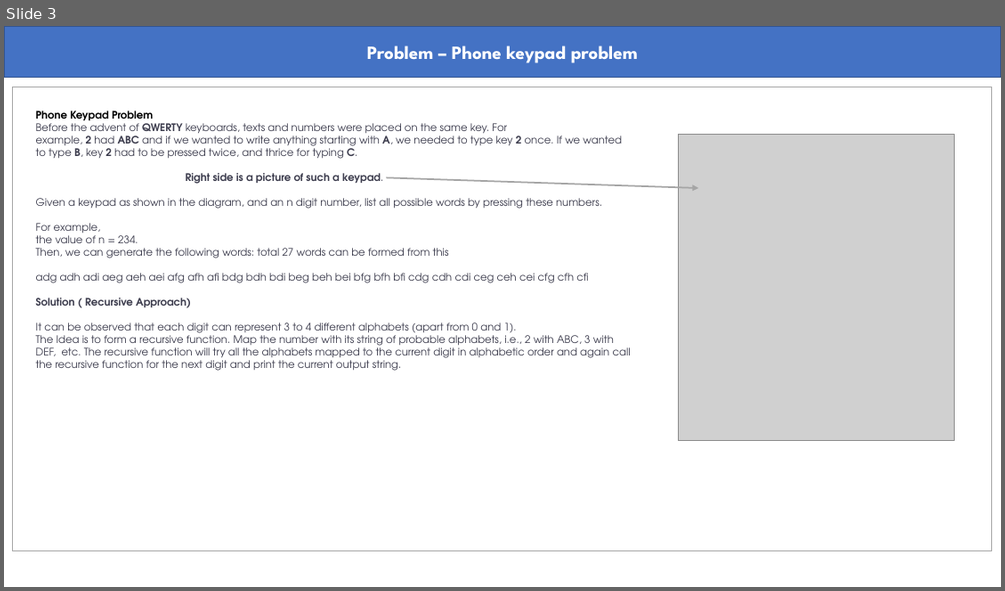
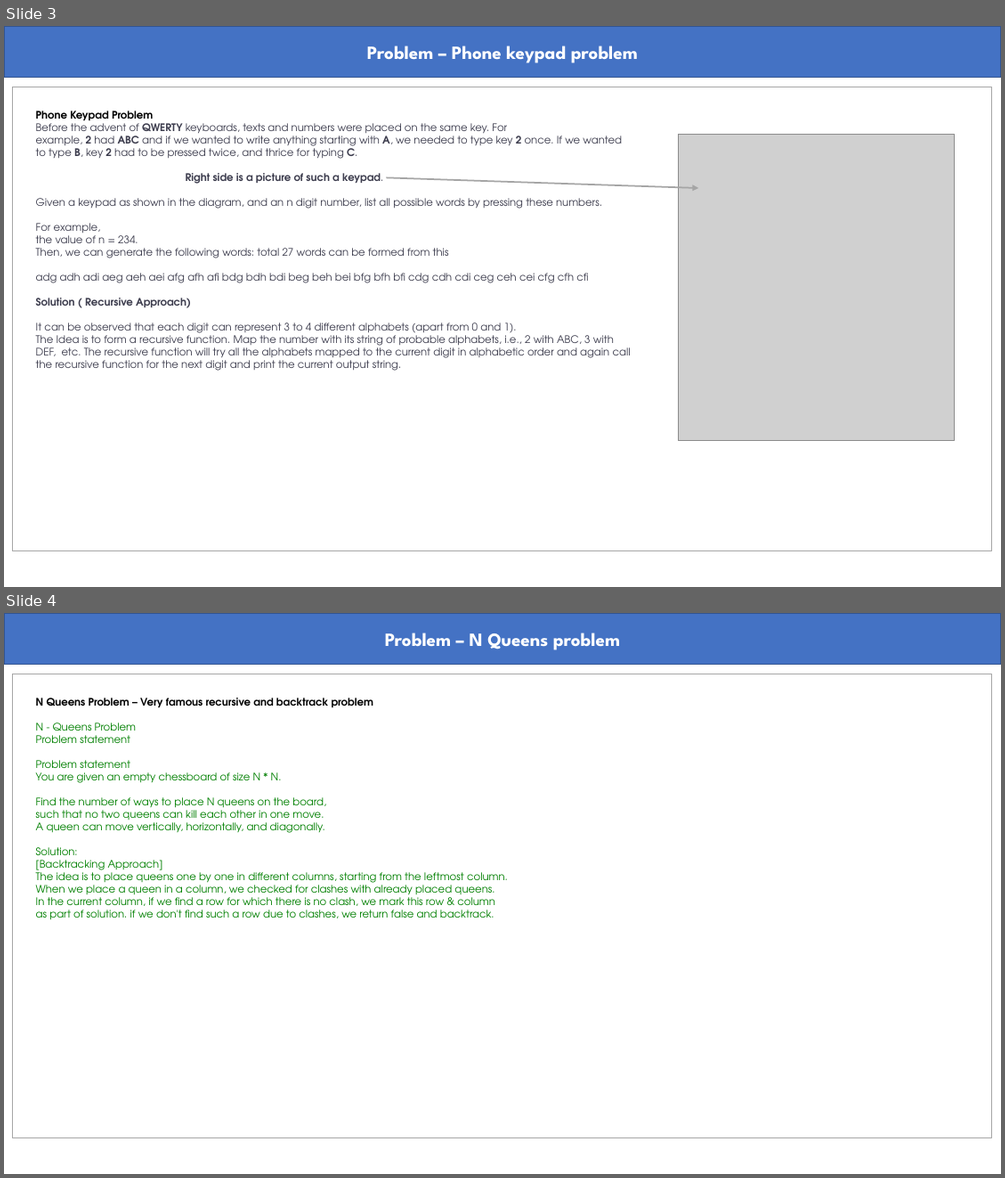
Before and after one commit to abmishra1234/4AM_Club_Coding, a slide deck: RecursionAndBacktracking/Recursion_Backtracking.pptx. Shown one above the other, each under a label of ours: slide 3 before the commit, slides 3 and 4 after it. The pictures are 1005x591 and 1005x1178 pixels, drawn with LibreOffice and Linux fonts; fonts in the diff are those of the drawing; grey boxes stand for pictures. Boxes give left, top, right and bottom in pixels: in the first picture for what was removed or moved away, otherwise in the second. Text is boxed around its words. In the diff, an @@ line names an element or a change of style, - is before the commit and + after.

Commit message:
NQueen Problem, very standard problem but worth to revise it.

```diff
--- a/RecursionAndBacktracking/Recursion_Backtracking.pptx
+++ b/RecursionAndBacktracking/Recursion_Backtracking.pptx
@@ slide 4 added at <box>4,613,1001,1174</box>, background #FFFFFF @@
@@ rectangle added at <box>4,613,1001,664</box>, fill #4472C4, outline #325491 1 pt, 18 pt, text #FFFFFF, bold @@
+Problem – N Queens problem
@@ rectangle added at <box>12,674,992,1137</box>, outline #A5A5A5 0.75 pt @@
@@ text added at <box>36,698,508,920</box>, 10 pt, text #008000 @@
+N Queens Problem – Very famous recursive and backtrack problem
+N - Queens Problem
+Problem statement
+Problem statement
+You are given an empty chessboard of size N * N.
+Find the number of ways to place N queens on the board,
+such that no two queens can kill each other in one move.
+A queen can move vertically, horizontally, and diagonally.
+Solution:
+[Backtracking Approach]
+The idea is to place queens one by one in different columns, starting from the leftmost column.
+When we place a queen in a column, we checked for clashes with already placed queens.
+In the current column, if we find a row for which there is no clash, we mark this row & column
+as part of solution. if we don't find such a row due to clashes, we return false and backtrack.
```
Also in this commit, not shown: 1 other file.
